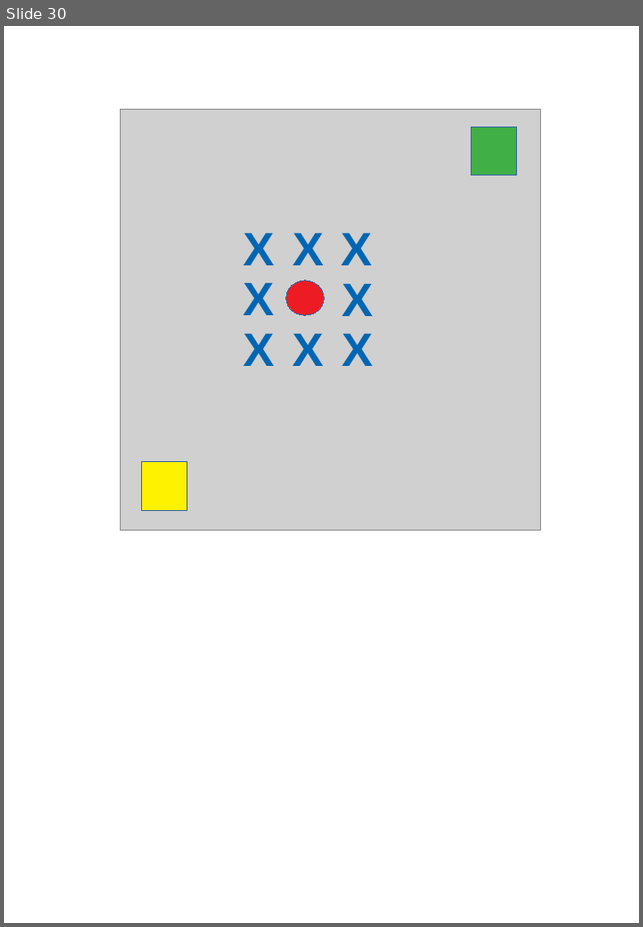
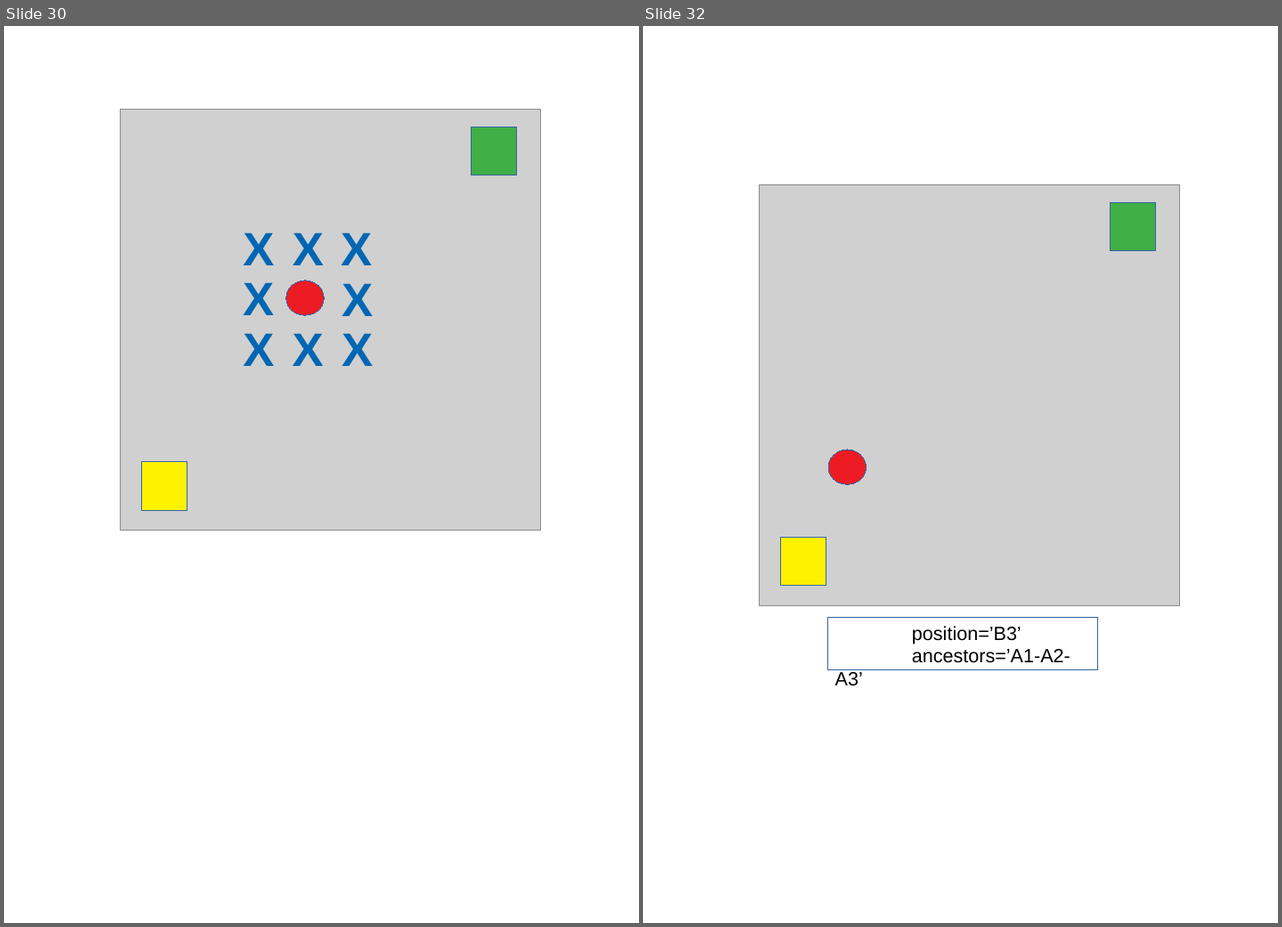
Before and after one commit to fabhrius/La-Cosa, a slide deck: capitulos/3 - Resolver un problema simple/Resolviendo un problema simple.odp. Shown side by side, each under a label of ours: slide 30 before the commit, slides 30 and 32 after it; the slides between them are not shown. The pictures are 643x927 and 1282x927 pixels, drawn with LibreOffice and Linux fonts; fonts in the diff are those of the drawing; grey boxes stand for pictures. Boxes give left, top, right and bottom in pixels: in the first picture for what was removed or moved away, otherwise in the second. Text is boxed around its words. In the diff, an @@ line names an element or a change of style, - is before the commit and + after.

```diff
--- a/capitulos/3 - Resolver un problema simple/Resolviendo un problema simple.odp
+++ b/capitulos/3 - Resolver un problema simple/Resolviendo un problema simple.odp
@@ slide 32 added at bbox=[643, 26, 1278, 923], background #FFFFFF @@
@@ picture added at bbox=[759, 184, 1180, 605] @@
@@ rectangle added at bbox=[1110, 202, 1156, 251], fill #3FAF46, outline #3465A4 0 pt @@
@@ ellipse added at bbox=[828, 450, 865, 485], fill #ED1C24, outline #3465A4 0 pt @@
@@ rectangle added at bbox=[780, 538, 825, 586], fill #FFF200, outline #3465A4 0 pt @@
@@ rectangle added at bbox=[827, 618, 1097, 670], outline #3465A4 0 pt, 18 pt, text #000000 @@
+position=’B3’
+ancestors=’A1-A2-A3’
```
Also in this commit, not shown: 4 other slides added, 29 other files.
